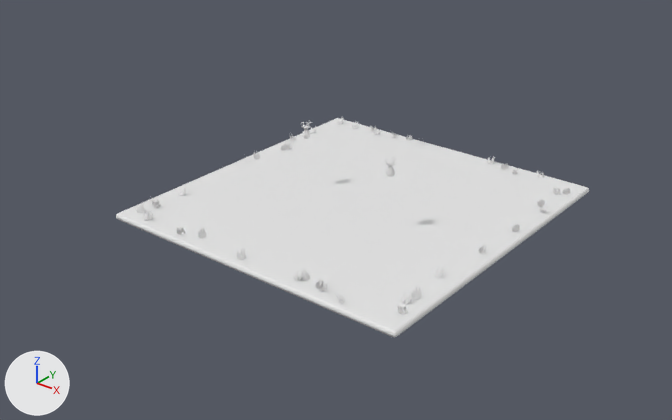
One commit to the glTF model assets/rooms/coffee_shop_0/batches/review_botanical.glb: the scene before it, then after it.
One viewpoint serves both versions: a 50 mm lens placed at (12.19, -16.57, 9.3), pointed at (0.17, -1.54, -0.02). The lights are fixed; the arrows at lower left show +X, +Y and +Z. The picture after the commit comes second. Vertices at exactly the same position are counted once.

The first picture shows 'review_botanical'.
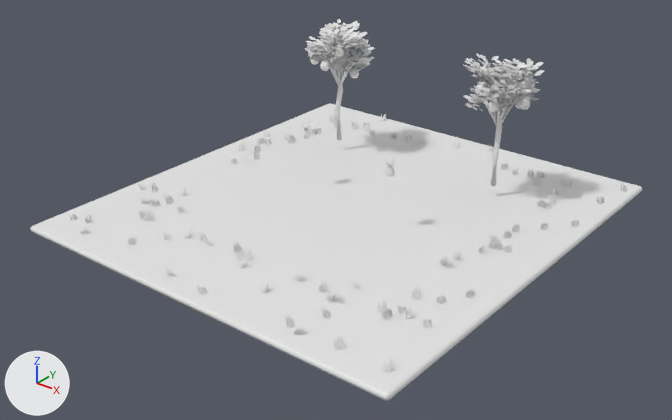
Location of each change, [x1, y1, x2, y2] in pixels of the pictures (672 x 420 px; the box of a moved part takes in the faces that stretch with it):
'review_botanical', reshaped (29% wider, 73% taller): before [116, 117, 589, 337]; after [30, 19, 642, 401]
part 1 of me_mesh_0, moved or reshaped: before [116, 118, 589, 337]; after [30, 103, 642, 401]
part 2 of me_mesh_0, deleted: before [136, 117, 570, 304]
part 3 of me_mesh_0, built on: before [200, 130, 316, 238]; after [68, 19, 627, 372]

What the commit changed:
me_mesh_0 is used by ob_review_botanical; location (0.0, 0.0, 0.0).
me_mesh_0 had 6510 vertices, 10262 faces and spanned x -4.0..4.0, y -4.57..3.73, z -0.38..1.5.
me_mesh_0 now has 18267 vertices, 20205 faces and spans x -5.0..5.0, y -6.2..4.6, z -0.38..3.16.
me_mesh_0 part 1: the loose piece of 96 vertices spanning x -4.0..4.0, y -4.57..3.73, z -0.38..-0.22 is multiplied about its middle by the matrix ((1.253, 0.0, 0.0), (0.0, 1.304, 0.0), (0.0, 0.0, 1.0)), then moved by (0.0, -0.38, 0.0).
me_mesh_0 part 2: 110 loose pieces with 550 vertices, spanning x -3.68..3.86, y -4.42..3.59, z -0.2..0.0, are deleted.
me_mesh_0 part 3: 2 vertices moved within x -3.67..-1.52, y -4.23..2.27, z -0.2; 9 vertices removed from x -1.55..-1.46, y -4.2..-4.15, z -0.2..-0.04; 12316 vertices added at x -4.69..4.8, y -5.91..4.43, z -0.21..3.16.
